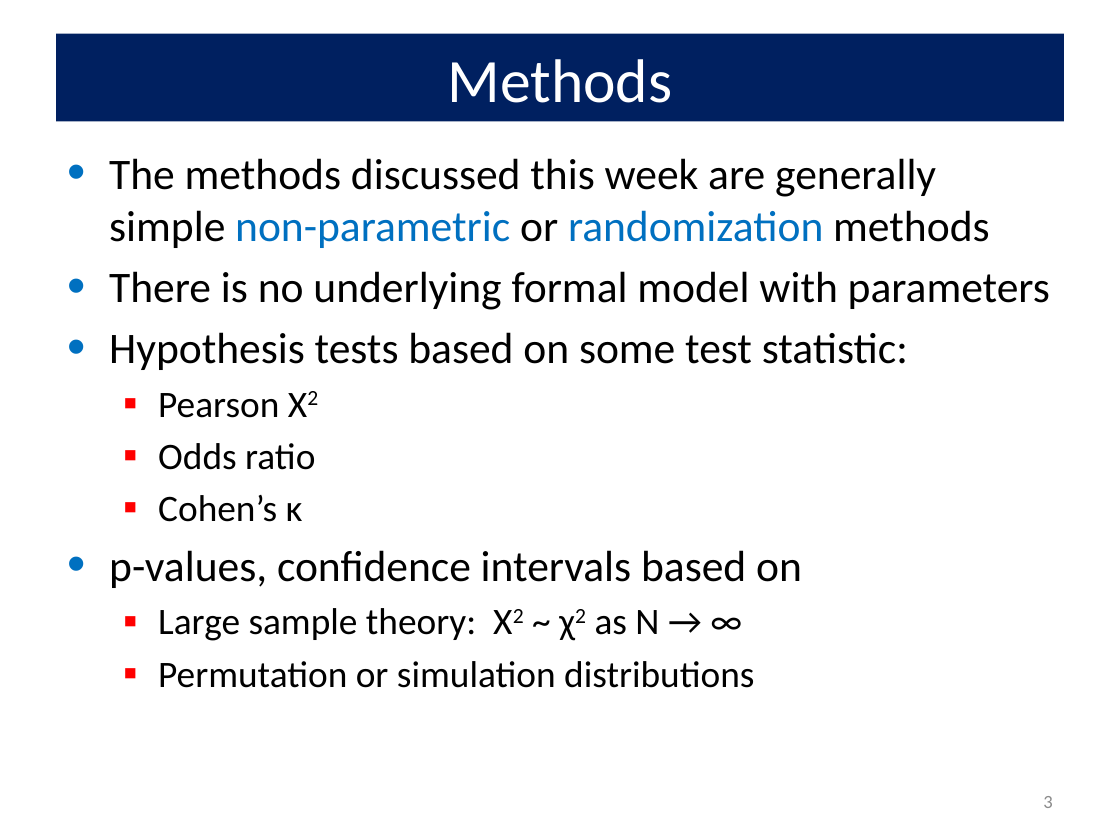
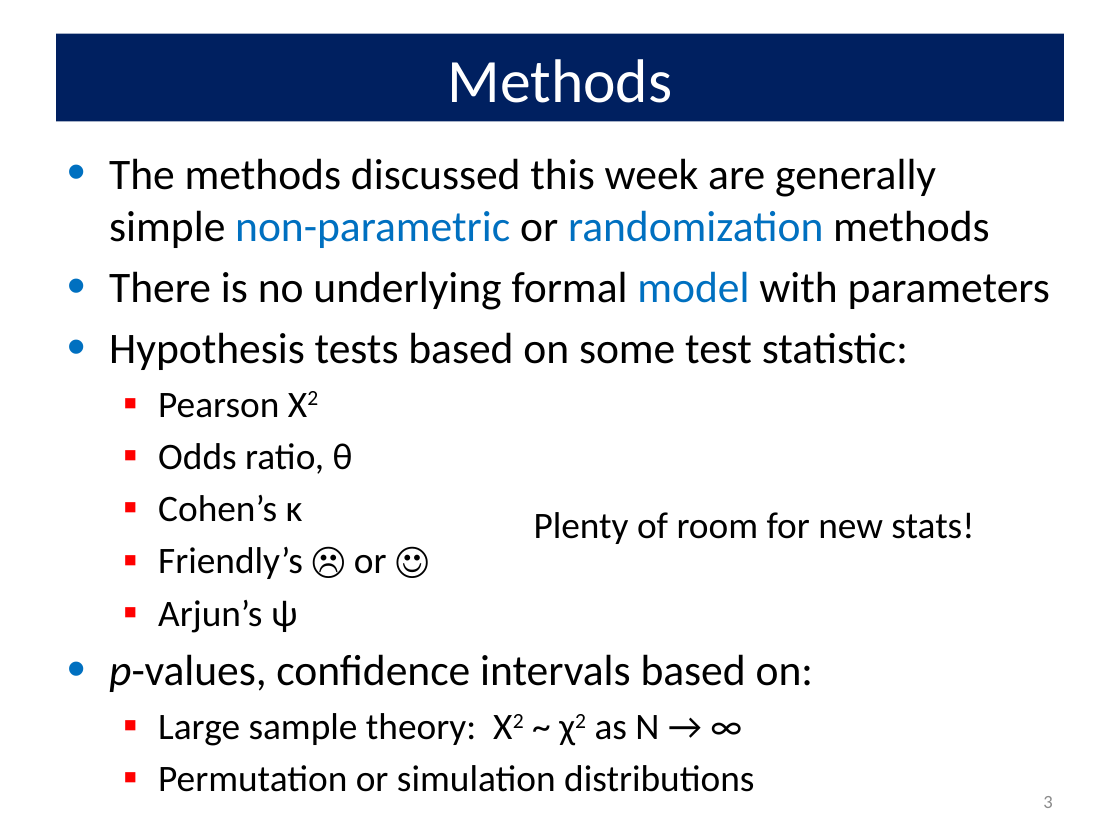
Before and after one commit to friendly/psy6136, a slide deck: slide 3 of docs/lectures/03-Twoway1.pptx. Drawn at 1120x840 pixels with LibreOffice and Linux fonts; fonts in the diff are those of the drawing. Boxes give left, top, right and bottom in pixels: in the first picture for what was removed or moved away, otherwise in the second. Text is boxed around its words. In the diff, an @@ line names an element or a change of style, - is before the commit and + after.

```diff
--- a/docs/lectures/03-Twoway1.pptx
+++ b/docs/lectures/03-Twoway1.pptx
@@ text at bbox=[109, 271, 1050, 310]: text colour #000000 to #0070C0 in "model" @@
@@ text at bbox=[158, 443, 353, 474]: text changed @@
-  ▪ Odds ratio
+  ▪ Odds ratio, θ
@@ text added at bbox=[534, 512, 974, 544], 24 pt, text #000000 @@
+Plenty of room for new stats!
@@ text at bbox=[109, 546, 813, 692]: text changed @@
-• p-values, confidence intervals based on
+  ▪ Friendly’s ☹ or ☺
+  ▪ Arjun’s ψ
+• p-values, confidence intervals based on:
```
Also in this commit, not shown: 15 other slides changed, 2 slides added, 18 other files.
